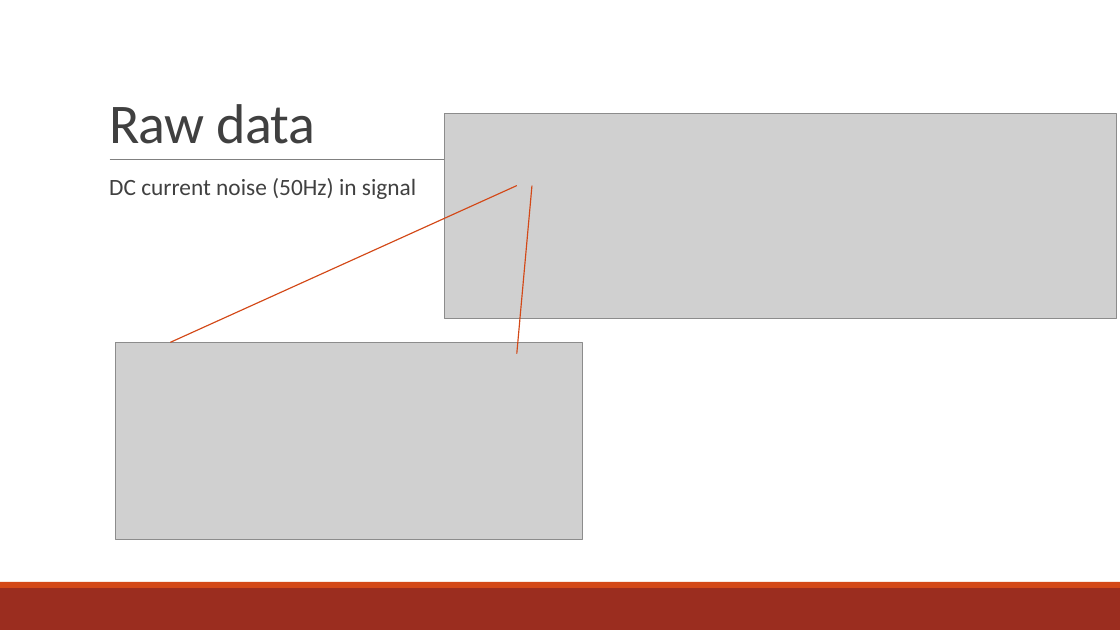
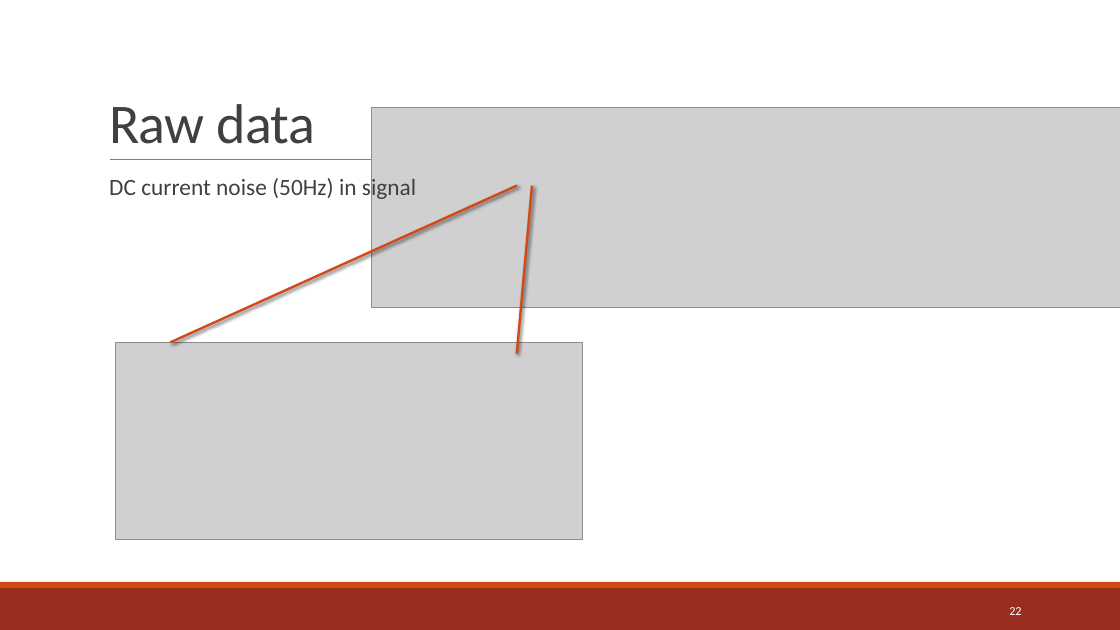
Before and after one commit to Rahazan/AI-BSc-Thesis, a slide deck: slide 22 of presentation/GSR Presentation.pptx (slide 20 before the commit). Drawn at 1120x630 pixels with LibreOffice and Linux fonts; fonts in the diff are those of the drawing; grey boxes stand for pictures. Boxes give left, top, right and bottom in pixels: in the first picture for what was removed or moved away, otherwise in the second. Text is boxed around its words. In the diff, an @@ line names an element or a change of style, - is before the commit and + after.

```diff
--- a/presentation/GSR Presentation.pptx
+++ b/presentation/GSR Presentation.pptx
@@ picture: place and size @@
-picture at bbox=[444, 113, 1117, 318]
+picture at bbox=[371, 108, 1120, 308]
@@ line (517, 186) - (171, 343): stroke #D34817 1 pt to #D34817 2 pt @@
@@ line (532, 186) - (517, 354): stroke #D34817 1 pt to #D34817 2 pt @@
@@ page number added at bbox=[1009, 607, 1021, 615], 10.5 pt, text #FFFFFF @@
+22
```
Also in this commit, not shown: 32 other slides changed, 3 slides added, 1 other file.
